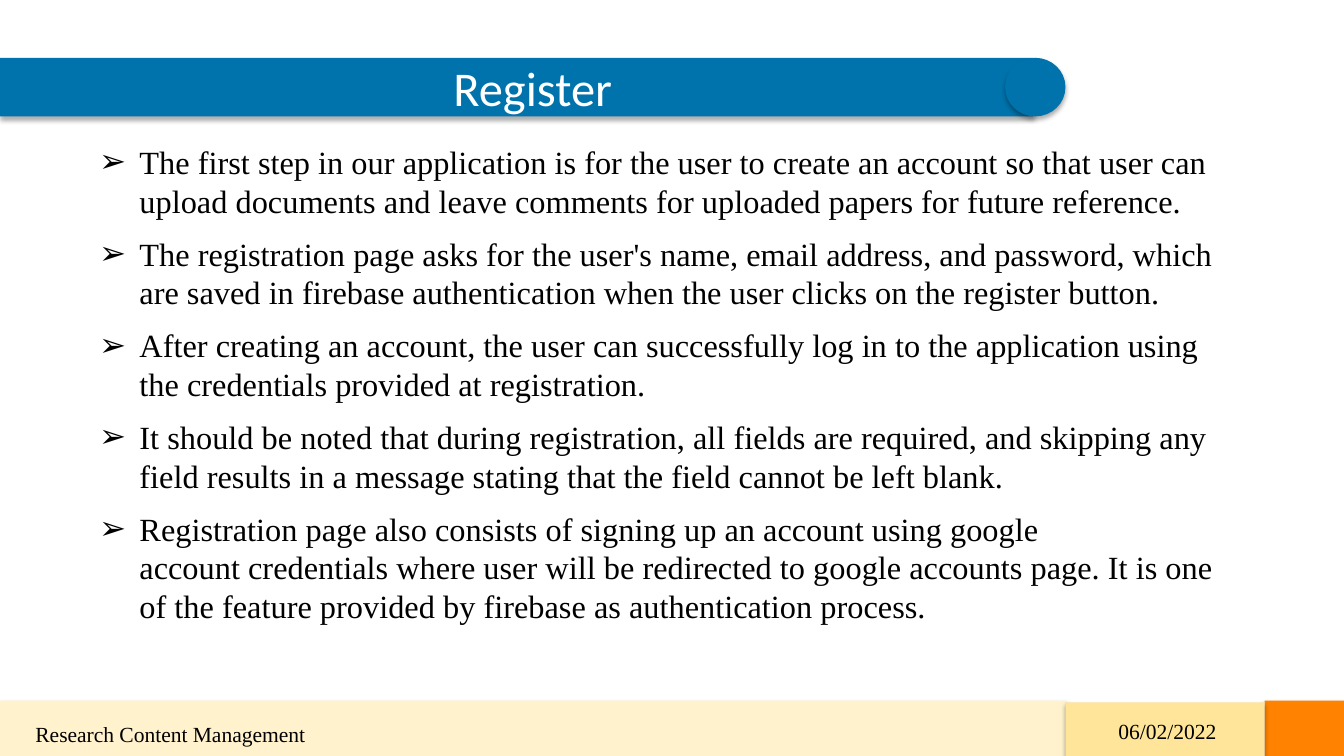
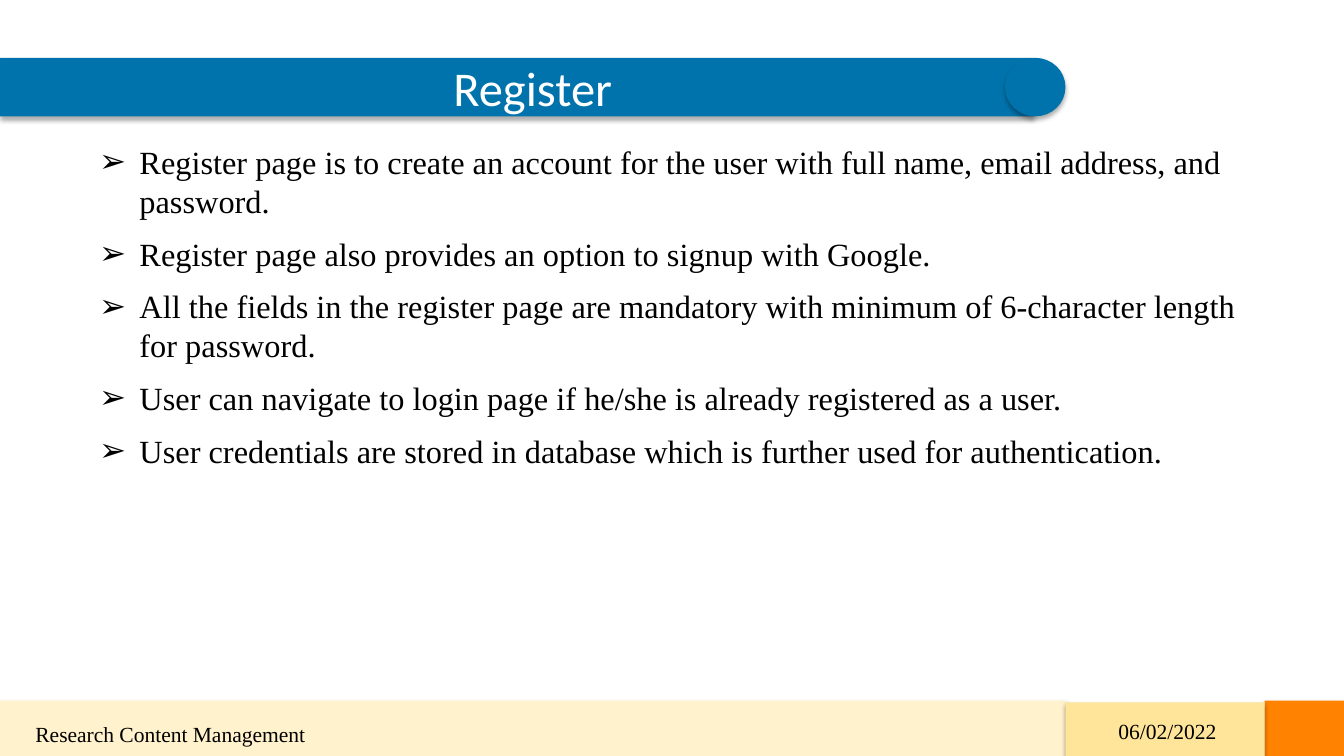
Before and after one commit to 44691-GDP-I-SU22/RCM, a slide deck: slide 8 of GDP-Final-PPT/RCM_Final.pptx. Drawn at 1344x756 pixels with LibreOffice and Linux fonts; fonts in the diff are those of the drawing. Boxes give left, top, right and bottom in pixels: in the first picture for what was removed or moved away, otherwise in the second. Text is boxed around its words. In the diff, an @@ line names an element or a change of style, - is before the commit and + after.

Commit message:
Added final ppt

```diff
--- a/GDP-Final-PPT/RCM_Final.pptx
+++ b/GDP-Final-PPT/RCM_Final.pptx
@@ text at [139,151,1235,464]: text changed @@
-➢ The first step in our application is for the user to create an account so that user can upload documents and leave comments for uploaded papers for future reference.
-➢ The registration page asks for the user's name, email address, and password, which are saved in firebase authentication when the user clicks on the register button.
-➢ After creating an account, the user can successfully log in to the application using the credentials provided at registration.
-➢ It should be noted that during registration, all fields are required, and skipping any field results in a message stating that the field cannot be left blank.
-➢ Registration page also consists of signing up an account using google account credentials where user will be redirected to google accounts page. It is one of the feature provided by firebase as authentication process.
+➢ Register page is to create an account for the user with full name, email address, and password.
+➢ Register page also provides an option to signup with Google.
+➢ All the fields in the register page are mandatory with minimum of 6-character length for password.
+➢ User can navigate to login page if he/she is already registered as a user.
+➢ User credentials are stored in database which is further used for authentication.
```
Also in this commit, not shown: 7 other slides changed, 1 slide removed.
